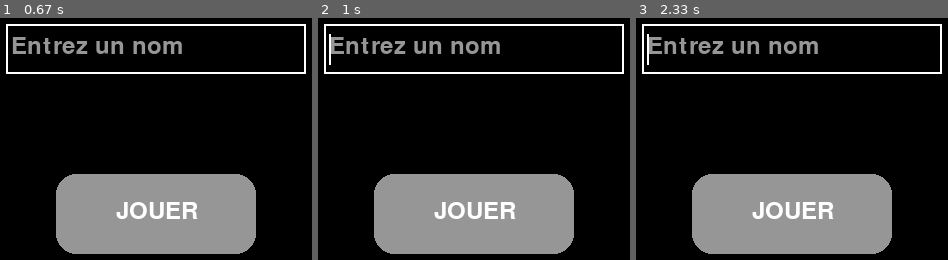
Above: before the commit, frames 1-3 (left to right).
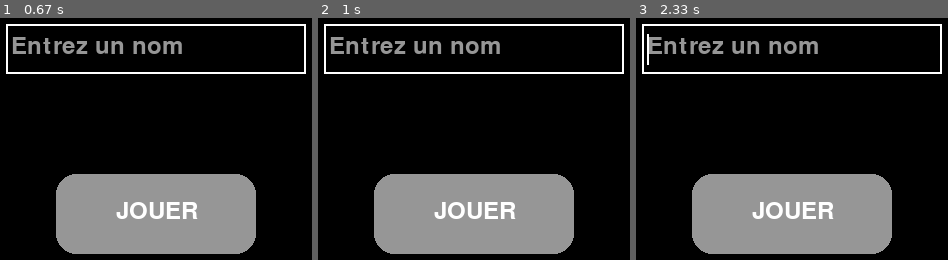
Above: after the commit, the same moments.

Repository: hugo-belaloui/pendu
Game: pygame game, started from src/pendu/pypy.py
Two runs of this game, one before a commit and one after it. Both use one fixed random seed, a clock stepped at 60 frames per second and the inputs below.
Inputs (mouse positions are in pixels of both pictures, inside the frame that each line leads up to):
- Up to frame 1 (0.67 s): click "JOUER" at 0.38 s
- Up to frame 2 (1 s): click (477, 63) at 0.72 s
- Up to frame 3 (2.33 s): click (outside the picture) at 1.05 s; click "Entrez un nom" at 1.88 s

Frame 1 is identical in both runs. In frame 2, less than 0.1% of the frame differs, in the area x 3-5%, y 6-20%; in frame 3, nothing differs.

Commit message:
fixed the cursor not changing when clicking play

Diff:
--- a/src/pendu/pypy.py
+++ b/src/pendu/pypy.py
@@ -185,6 +185,21 @@
                         erreurs += 1
                         lettres_utilisees.append(lettre)
 
+    # ===== CURSEUR CLIGNOTANT =====
+    if time.time() - last_blink > 0.5:
+        cursor_visible = not cursor_visible
+        last_blink = time.time()
+
+    # ===== CURSEUR MAIN =====
+    if etat == "menu" and bouton_jouer.collidepoint(mouse_pos):
+        cursor = pygame.SYSTEM_CURSOR_HAND
+    if etat == "difficulte" and (facile_btn.collidepoint(mouse_pos) or moyen_btn.collidepoint(mouse_pos) or difficile_btn.collidepoint(mouse_pos)):
+        cursor = pygame.SYSTEM_CURSOR_HAND
+    if etat == "pendu" and fin_jeu and bouton_retour.collidepoint(mouse_pos):
+        cursor = pygame.SYSTEM_CURSOR_HAND
+
+    pygame.mouse.set_cursor(cursor)
+
     # ===== AFFICHAGE =====
     screen.fill((0, 0, 0))
 
--- a/src/pendu/words.json
+++ b/src/pendu/words.json
@@ -2,7 +2,7 @@
   "easy": [
     "chat", "chien", "maison", "lune", "soleil",
     "pain", "eau", "fleur", "table", "livre",
-    "porte", "pomme", "route", "arbre", "train", "pute"
+    "porte", "pomme", "route", "arbre", "train",
   ],
   "medium": [
     "triangle", "voiture", "mafia", "bureau", "chaise",
